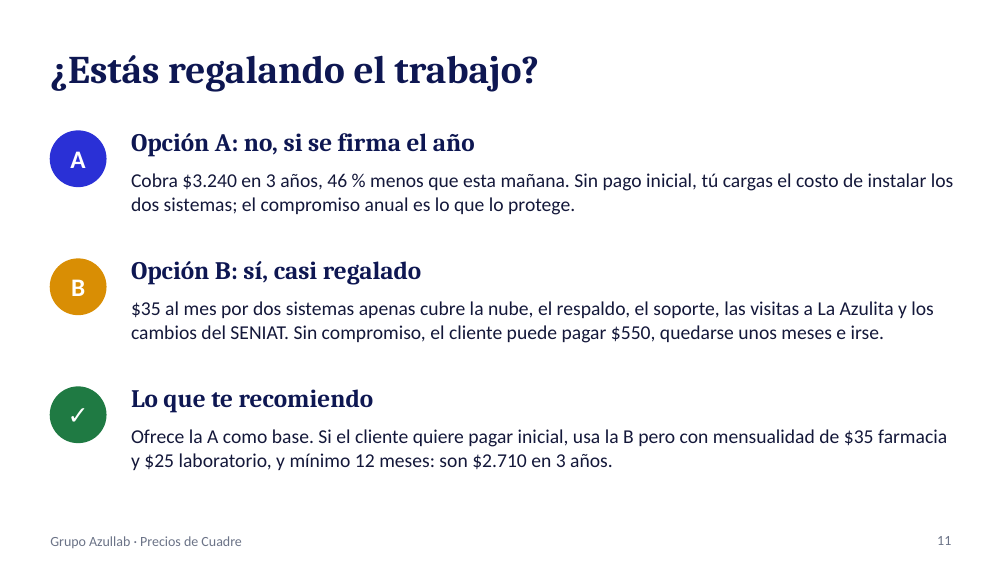
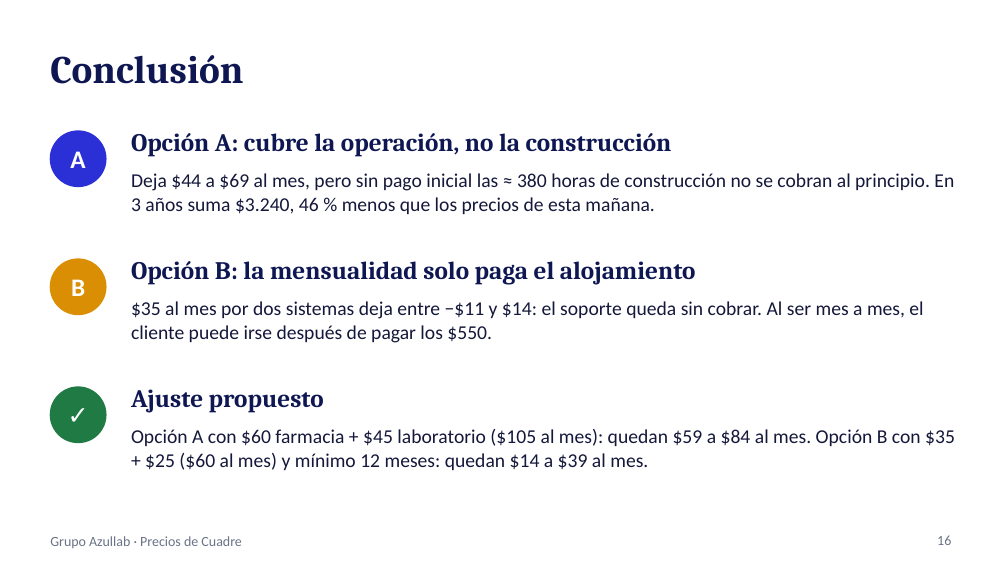
Before and after one commit to josedanielgt1/azullab, a slide deck: slide 16 of propuesta/Precios Grupo Azullab.pptx (slide 11 before the commit). Drawn at 1008x567 pixels with LibreOffice and Linux fonts; fonts in the diff are those of the drawing. Boxes give left, top, right and bottom in pixels: in the first picture for what was removed or moved away, otherwise in the second. Text is boxed around its words. In the diff, an @@ line names an element or a change of style, - is before the commit and + after.

```diff
--- a/propuesta/Precios Grupo Azullab.pptx
+++ b/propuesta/Precios Grupo Azullab.pptx
@@ title at bbox=[50, 55, 243, 84]: text changed @@
-¿Estás regalando el trabajo?
+Conclusión
@@ text at bbox=[131, 133, 672, 157]: text changed @@
-Opción A: no, si se firma el año
+Opción A: cubre la operación, no la construcción
@@ text at bbox=[131, 173, 954, 214]: text changed @@
-Cobra $3.240 en 3 años, 46 % menos que esta mañana. Sin pago inicial, tú cargas el costo de instalar los dos sistemas; el compromiso anual es lo que lo protege.
+Deja $44 a $69 al mes, pero sin pago inicial las ≈ 380 horas de construcción no se cobran al principio. En 3 años suma $3.240, 46 % menos que los precios de esta mañana.
@@ text at bbox=[131, 261, 696, 285]: text changed @@
-Opción B: sí, casi regalado
+Opción B: la mensualidad solo paga el alojamiento
@@ text at bbox=[131, 301, 923, 343]: text changed @@
-$35 al mes por dos sistemas apenas cubre la nube, el respaldo, el soporte, las visitas a La Azulita y los cambios del SENIAT. Sin compromiso, el cliente puede pagar $550, quedarse unos meses e irse.
+$35 al mes por dos sistemas deja entre −$11 y $14: el soporte queda sin cobrar. Al ser mes a mes, el cliente puede irse después de pagar los $550.
@@ text at bbox=[131, 389, 324, 413]: text changed @@
-Lo que te recomiendo
+Ajuste propuesto
@@ text at bbox=[131, 429, 955, 470]: text changed @@
-Ofrece la A como base. Si el cliente quiere pagar inicial, usa la B pero con mensualidad de $35 farmacia y $25 laboratorio, y mínimo 12 meses: son $2.710 en 3 años.
+Opción A con $60 farmacia + $45 laboratorio ($105 al mes): quedan $59 a $84 al mes. Opción B con $35 + $25 ($60 al mes) y mínimo 12 meses: quedan $14 a $39 al mes.
@@ page number at bbox=[937, 535, 951, 545]: text changed @@
-11
+16
```
Also in this commit, not shown: 4 other slides changed, 5 slides added.
